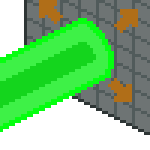
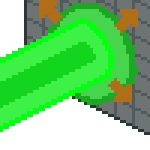
The second 150 × 150 image is a revision of the first. Changes to its layers:
added layer "Layer 1" above "Layer 2" over (54, 9, 129, 99)
added layer "Layer 2" above "Hull" over (48, 3, 138, 105)
